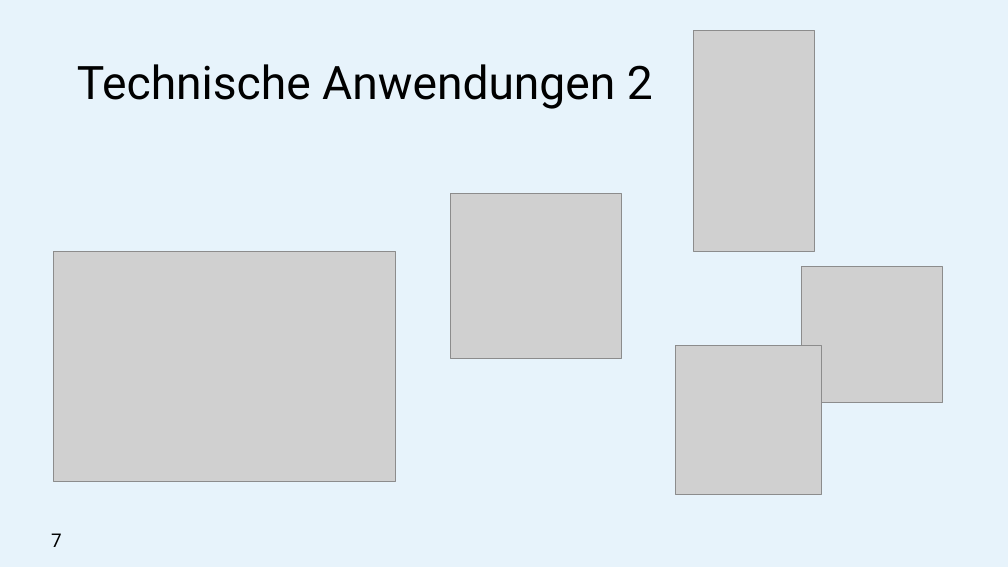
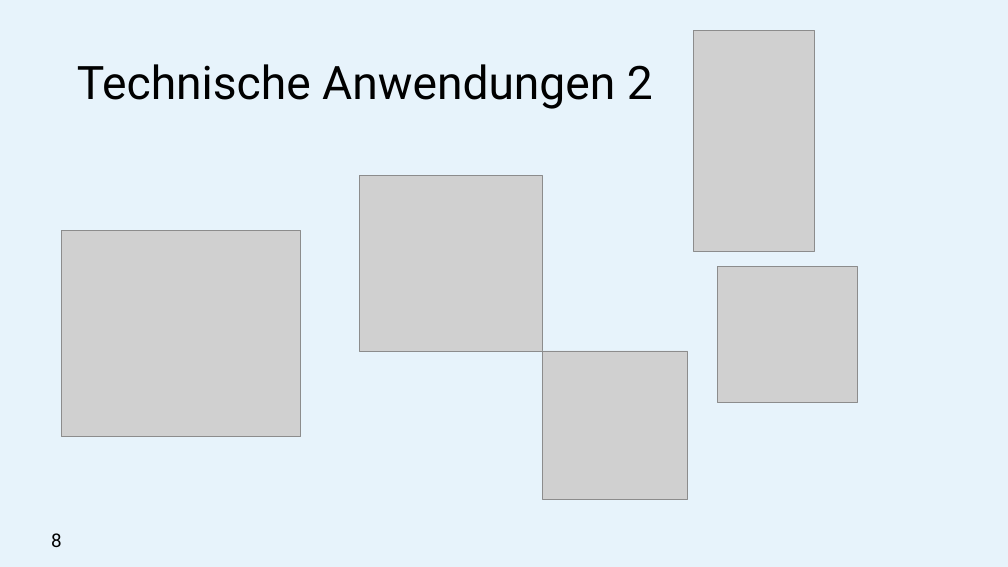
Before and after one commit to michaelroth1/Presentations, a slide deck: slide 9 of Selbstinduktion.pptx. Drawn at 1008x567 pixels with LibreOffice and Linux fonts; fonts in the diff are those of the drawing; grey boxes stand for pictures. Boxes give left, top, right and bottom in pixels: in the first picture for what was removed or moved away, otherwise in the second. Text is boxed around its words. In the diff, an @@ line names an element or a change of style, - is before the commit and + after.

```diff
--- a/Selbstinduktion.pptx
+++ b/Selbstinduktion.pptx
@@ picture resized from (x1=451, y1=194, x2=622, y2=358) to (x1=360, y1=175, x2=542, y2=352) @@
@@ picture resized from (x1=54, y1=251, x2=395, y2=482) to (x1=61, y1=231, x2=301, y2=437) @@
@@ picture moved from (x1=802, y1=267, x2=942, y2=402) to (x1=717, y1=267, x2=858, y2=402) @@
@@ picture moved from (x1=676, y1=346, x2=822, y2=494) to (x1=542, y1=351, x2=688, y2=499) @@
@@ text at (x1=51, y1=533, x2=62, y2=547): text changed @@
-7
+8
```
Also in this commit, not shown: 2 other slides changed, 1 slide removed, 1 other file.
